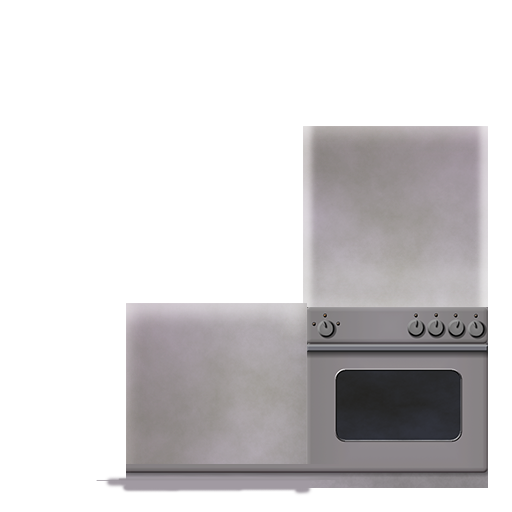
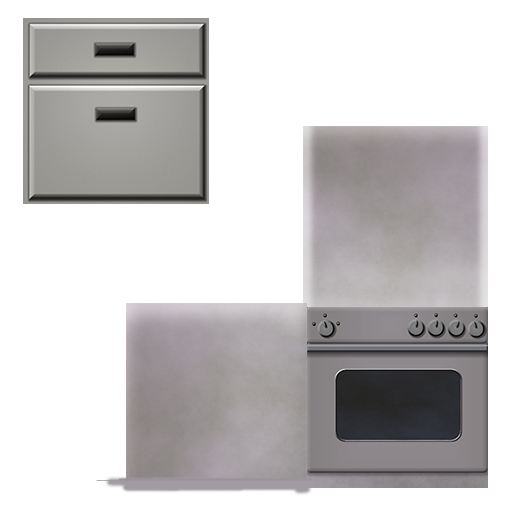
Layered file, before and after one edit (512x512). Changes by layer:
hid "Layer 1" over (126, 464, 338, 480)
added layer "chest005-new" above "kitchen003-new2 copy" over (23, 18, 209, 204)
